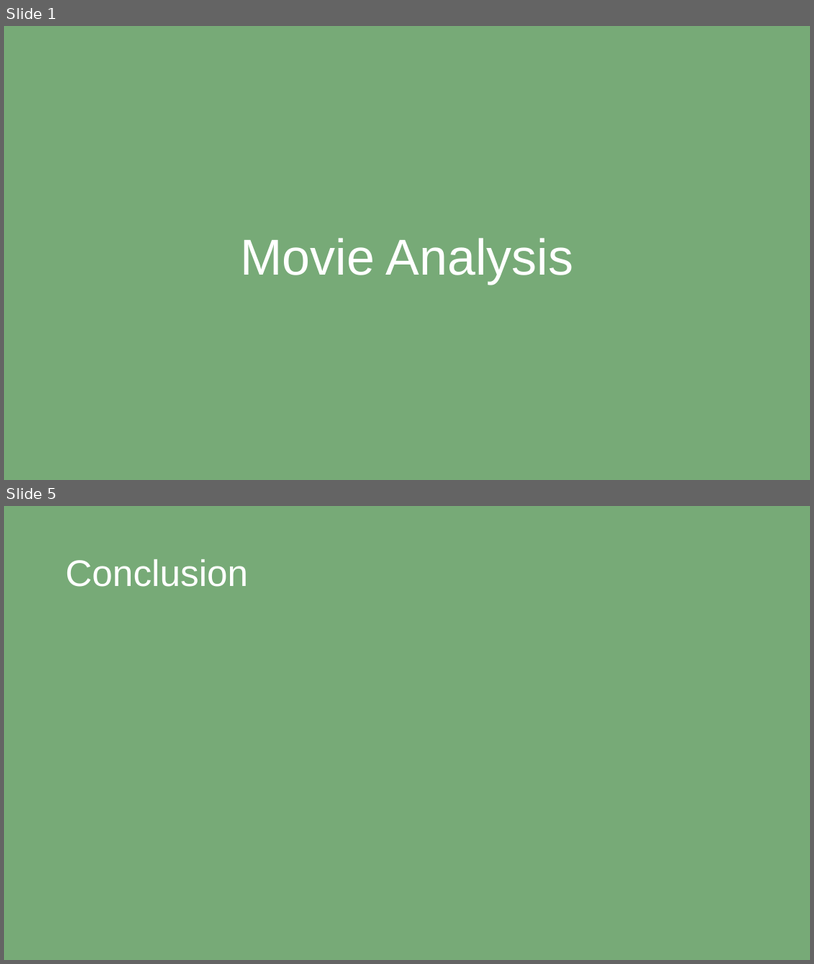
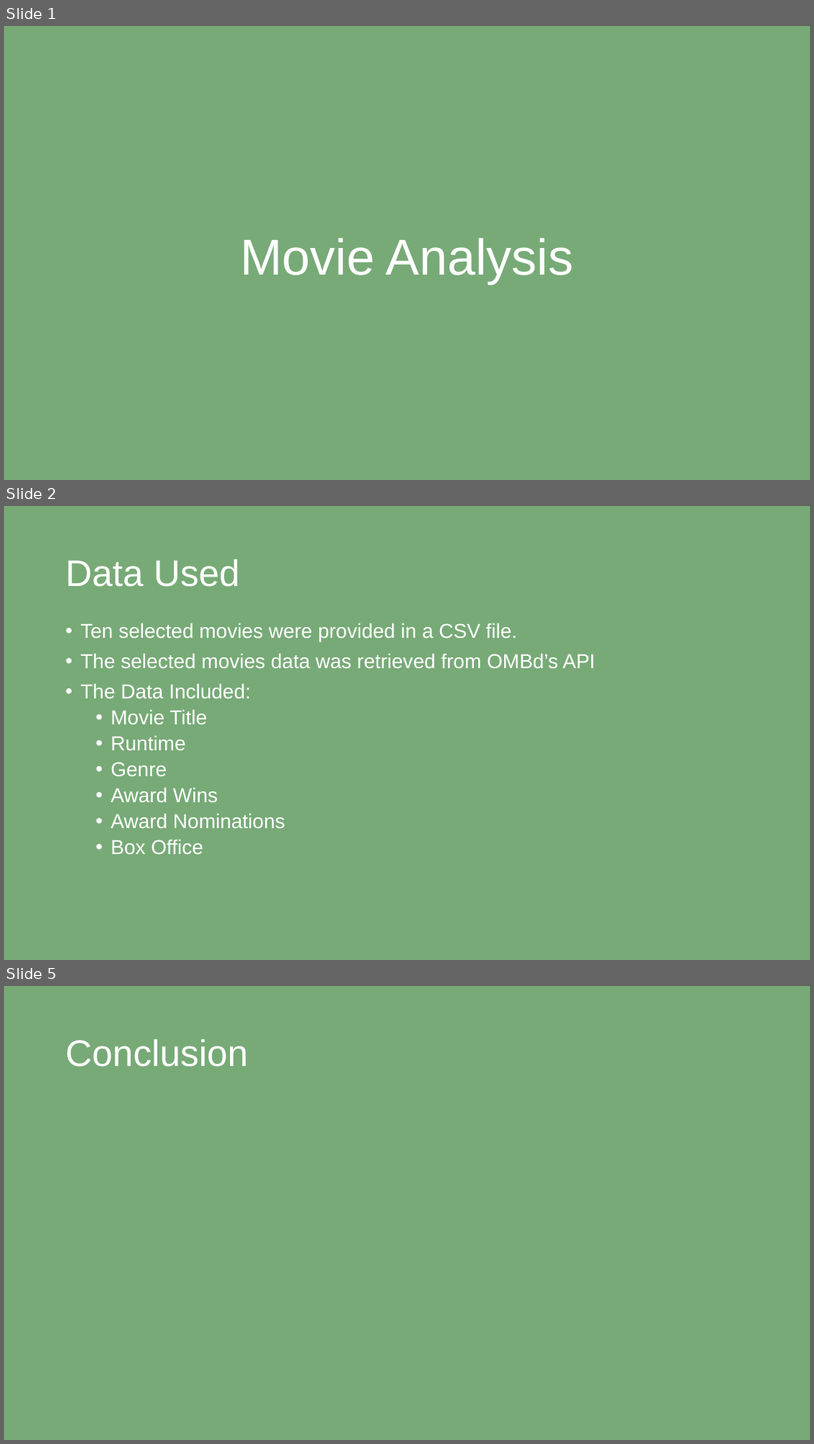
Before and after one commit to dtoshm/data_project_eight, a slide deck: movie_presentation.pptx. Shown one above the other, each under a label of ours: slides 1 and 5 before the commit, slides 1, 2 and 5 after it; the slides between them are not shown. The pictures are 814x964 and 814x1444 pixels, drawn with LibreOffice and Linux fonts; fonts in the diff are those of the drawing. Boxes give left, top, right and bottom in pixels: in the first picture for what was removed or moved away, otherwise in the second. Text is boxed around its words. In the diff, an @@ line names an element or a change of style, - is before the commit and + after.

```diff
--- a/movie_presentation.pptx
+++ b/movie_presentation.pptx
@@ slide 2 added at (x1=4, y1=506, x2=810, y2=960), background #77AA77 @@
@@ title added at (x1=65, y1=559, x2=240, y2=587), 44 pt, text #FFFFFF @@
+Data Used
@@ text added at (x1=80, y1=623, x2=595, y2=854), 24 pt, text #FFFFFF @@
+• Ten selected movies were provided in a CSV file.
+• The selected movies data was retrieved from OMBd’s API
+• The Data Included:
+  • Movie Title
+  • Runtime
+  • Genre
+  • Award Wins
+  • Award Nominations
+  • Box Office
```
Also in this commit, not shown: 2 other slides added, 3 slides removed, 1 other file.
